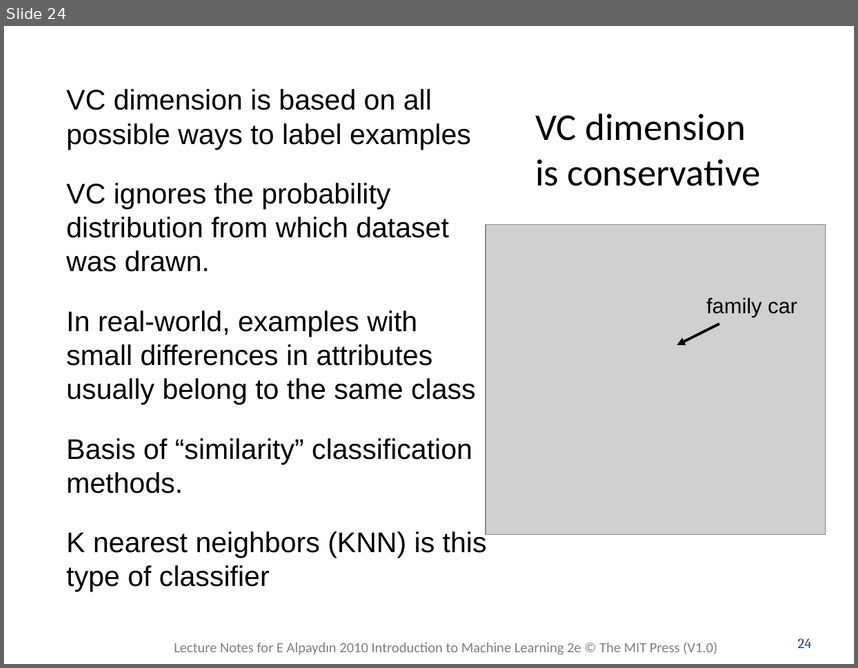
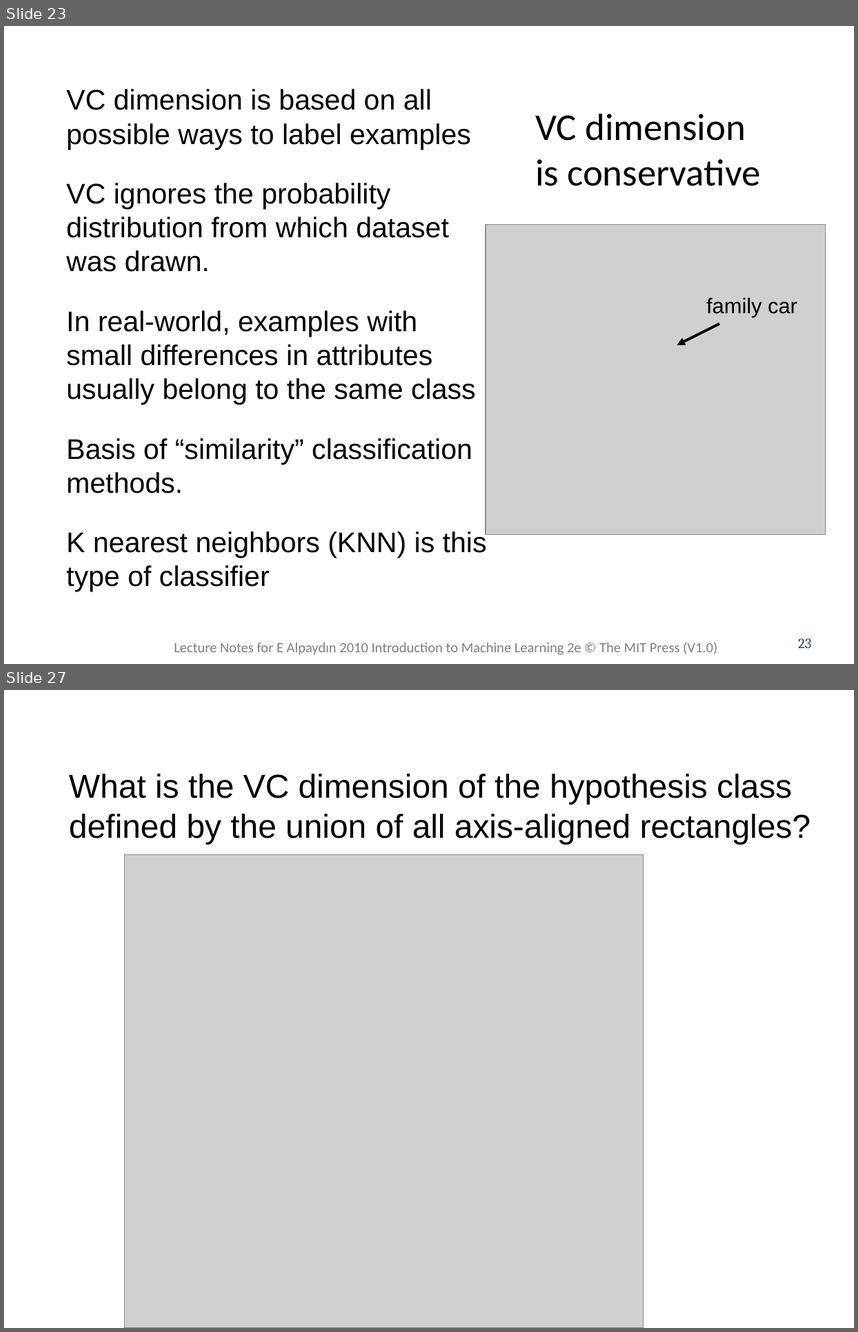
Before and after one commit to zhy9036/cs_2016_fall, a slide deck: 534_ANN/fundamentals of machine leaning 1.pptx. Shown one above the other, each under a label of ours: slide 24 before the commit, slides 23 and 27 after it; the slides between them are not shown. The pictures are 858x668 and 858x1332 pixels, drawn with LibreOffice and Linux fonts; fonts in the diff are those of the drawing; grey boxes stand for pictures. Boxes give left, top, right and bottom in pixels: in the first picture for what was removed or moved away, otherwise in the second. Text is boxed around its words. In the diff, an @@ line names an element or a change of style, - is before the commit and + after.

```diff
--- a/534_ANN/fundamentals of machine leaning 1.pptx
+++ b/534_ANN/fundamentals of machine leaning 1.pptx
@@ slide 27 added at [4,690,854,1328], background #FFFFFF @@
@@ text added at [69,773,811,844], 28 pt, text #000000 @@
+What is the VC dimension of the hypothesis class
+defined by the union of all axis-aligned rectangles?
@@ picture added at [125,855,643,1328] @@
@@ what was slide 24 is now slide 23 @@
@@ page number at [798,638,811,648]: text changed @@
-24
+23
```
Also in this commit, not shown: 7 slides changed, 3 other slides added.
